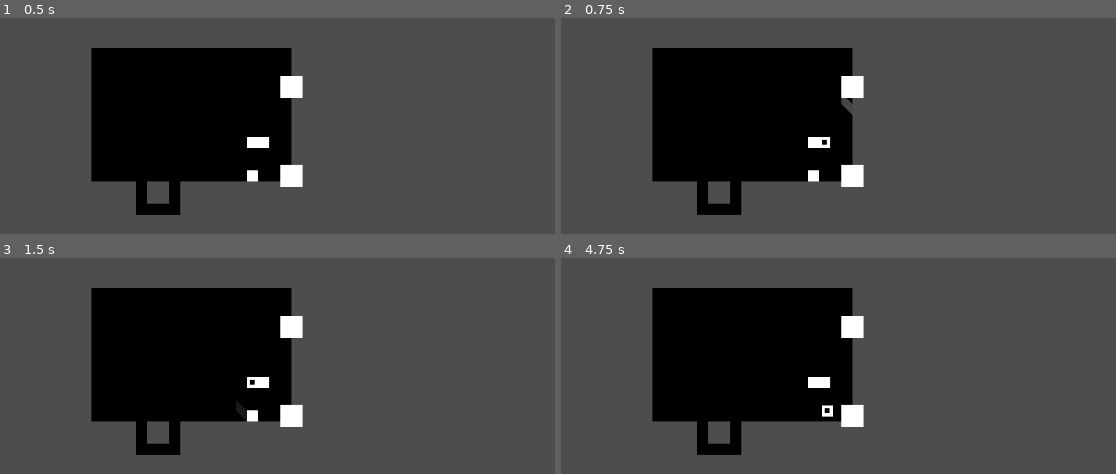
Above: before the commit, frames 1-4 (two rows, left to right).
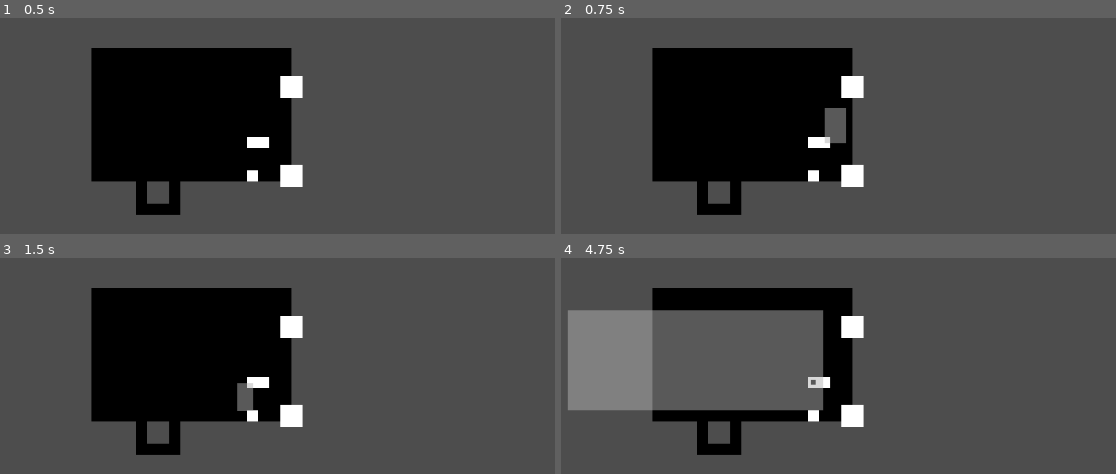
Above: after the commit, the same moments.

Repository: dch777/loopy-llc
Game: Godot game, scene res://levels/office.tscn
Two runs of this game, one before a commit and one after it. Both use one fixed random seed, a clock stepped at 60 frames per second and the inputs below. This scene is started directly instead of the project's main scene.
Inputs (mouse positions are in pixels of both pictures, inside the frame that each line leads up to):
- Up to frame 1 (0.5 s): no input
- Up to frame 2 (0.75 s): tap Enter at 0.5 s; drag from (827, 143) to (888, 37) at 0.52 s
- Up to frame 3 (1.5 s): drag from (255, 383) to (205, 467) at 1.27 s
- Up to frame 4 (4.75 s): move the mouse to (816, 415) at 2.02 s; hold Middle mouse button (drag) 2.03-2.75 s; click (816, 415) at 2.3 s; tap Space at 2.75 s; drag from (844, 327) to (566, 309) at 2.77 s; drag from (844, 415) to (849, 376) at 3.52 s; drag from (566, 309) to (821, 411) at 4.27 s

Frame 1 is identical in both runs. In frame 2, 0.7% of the frame differs, in the area x 47-53%, y 37-59%; in frame 3, 0.4%; in frame 4, 21%, in the area x 1-50%, y 24-76%.

Commit message:
selection box

Diff:
--- a/levels/office.tscn
+++ b/levels/office.tscn
@@ -20,13 +20,16 @@
 [node name="Node2D" type="Node2D"]
 
 [node name="manager" type="Node2D" parent="."]
+z_index = 1
 script = ExtResource("1_wnwvs")
 
 [node name="ground" type="TileMapLayer" parent="manager"]
+z_as_relative = false
 tile_map_data = PackedByteArray("AADy//j/AAAAAAAAAADy//n/AAAAAAAAAADy//r/AAAAAAAAAADy//v/AAAAAAAAAADy//z/AAAAAAAAAADy// …(3504 unchanged characters)…
 tile_set = SubResource("TileSet_wnwvs")
 
 [node name="props" type="TileMapLayer" parent="manager"]
+z_as_relative = false
 tile_set = SubResource("TileSet_y6gxj")
 
 [node name="Worker" parent="manager" instance=ExtResource("1_gvyhi")]
--- a/prefabs/desk.tscn
+++ b/prefabs/desk.tscn
@@ -8,6 +8,8 @@
 size = Vector2(60, 34)
 
 [node name="Desk" type="Node2D"]
+z_as_relative = false
+y_sort_enabled = true
 script = ExtResource("2_kblhn")
 
 [node name="JustWhite" type="Sprite2D" parent="."]
@@ -21,5 +23,5 @@
 shape = SubResource("RectangleShape2D_kblhn")
 
 [node name="seat" type="Sprite2D" parent="."]
-position = Vector2(4, -8)
+position = Vector2(12, -8)
 texture = ExtResource("3_h7puy")
--- a/prefabs/worker.tscn
+++ b/prefabs/worker.tscn
@@ -11,6 +11,8 @@
 [sub_resource type="RectangleShape2D" id="RectangleShape2D_5ji5e"]
 
 [node name="Worker" type="Node2D"]
+z_as_relative = false
+y_sort_enabled = true
 script = ExtResource("1_ont85")
 entry_state = "idle"
 navigate_state = "walk"
--- a/scripts/manager.gd
+++ b/scripts/manager.gd
@@ -14,6 +14,10 @@
 var selected_workers: Dictionary[StateMachine, Object]
 var workers: Array[StateMachine]
 
+@onready var select_timer: float = 0.0
+var select_origin: Vector2
+var select_rect: Rect2
+
 func _ready() -> void:
 	astar.set_diagonal_mode(diagonal_mode)
 	astar.set_region(ground.get_used_rect())
@@ -29,22 +33,42 @@
 				astar.set_point_solid(cell)
 
 	for worker in find_children("*", "StateMachine"):
-		# astar.set_point_solid(worker.map_position)
 		workers.push_back(worker)
 
-func _process(_delta: float) -> void:
+func _process(delta: float) -> void:
 	var hovered_cell = ground.local_to_map(get_local_mouse_position())
 	var hovered_cell_global_coords = map_to_global(hovered_cell)
 	hover_shader.set_shader_parameter("highlighted_cell", hovered_cell_global_coords)
 
-	if selected_workers.size() > 0 and hovered_objects.size() == 0 and astar.is_in_boundsv(hovered_cell) and !astar.is_point_solid(hovered_cell):
+	if select_timer < 0.5 and select_rect.size.length() <= 32 and selected_workers.size() > 0 and hovered_objects.size() == 0 and astar.is_in_boundsv(hovered_cell) and !astar.is_point_solid(hovered_cell):
 		hover_shader.set_shader_parameter("active", 1.0)
 	else:
 		hover_shader.set_shader_parameter("active", 0.0)
 
-	if Input.is_action_just_pressed("select") and !astar.is_point_solid(hovered_cell) and hovered_objects.size() == 0:
+	if Input.is_action_just_released("select") and select_timer < 0.5 and select_rect.size.length() < 32 and !astar.is_point_solid(hovered_cell) and hovered_objects.size() == 0:
 		for worker in selected_workers:
 			navigate(worker, hovered_cell)
+
+	if select_timer > 0.0:
+		select_rect = Rect2(select_origin, get_local_mouse_position() - select_origin).abs()
+		queue_redraw()
+
+	if Input.is_action_just_pressed("select"):
+		select_origin = get_local_mouse_position()
+	if Input.is_action_pressed("select"):
+		select_timer += delta
+	else:
+		select_timer = 0.0
+		select_rect = Rect2()
+
+func _draw():
+	if select_timer > 0.0 and (select_timer > 0.5 or select_rect.size.length() > 32):
+		draw_rect(select_rect, Color(0.7, 0.7, 0.7, 0.5))
+		for worker in find_children("*", "StateMachine"):
+			if select_rect.has_point(worker.position):
+				select_worker(worker)
+			elif !Input.is_action_pressed("multi"):
+				deselect_worker(worker)
 
 func navigate(worker: StateMachine, dest: Vector2i, pop: bool = true) -> void:
 	var path = astar.get_id_path(worker.map_position, dest, true);
--- a/scripts/state_machine.gd
+++ b/scripts/state_machine.gd
@@ -63,7 +63,6 @@
 	state_stack[0].enter()
 
 func change_state(next_state: String, pop: bool):
-	print(state_stack)
 	if pop:
 		state_stack.pop_front().exit()
 	else:
--- a/scripts/states/sit.gd
+++ b/scripts/states/sit.gd
@@ -16,7 +16,6 @@
 
 	if (fsm.global_position - fsm.site.seat.global_position).length() < 0.1:
 		completed = true
-		print("AAA")
 		finished.emit("work", true)
 
 func exit():
